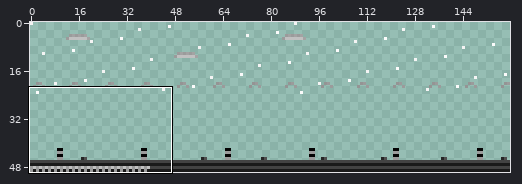
Two states of a pixel-art file, test/aseprite/meadow.aseprite. The picture above shows the old version from afar; the outline marks the close-up.
Close-up. Before the edit:
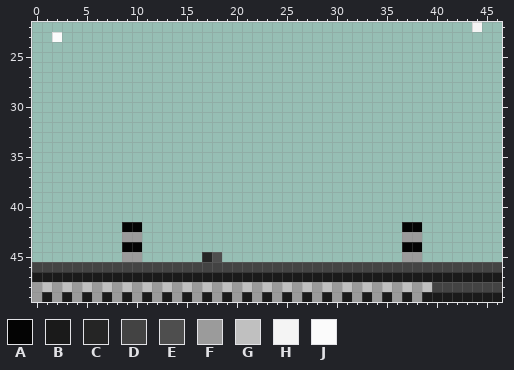
160x50 pixels, 1 frame. Colours within 5 levels of each other are drawn and written as one. Shown: x 0..46, y 22..49. The commit also changed other parts of the picture, which this record leaves out.
Visible layers, top first: "fence", "ground", "hills", "clouds", "sky".
Palette (. is transparent): A #040404  B #1a1a1a  C #252525  D #434343  E #4e4e4e  F #9b9b9b  G #c0c0c0  H #f4f4f4  J #fbfbfb
Pixels before, first column x 0:
22 ............................................H..
23 ..J............................................
24 ...............................................
25 ...............................................
26 ...............................................
27 ...............................................
28 ...............................................
29 ...............................................
30 ...............................................
31 ...............................................
32 ...............................................
33 ...............................................
34 ...............................................
35 ...............................................
36 ...............................................
37 ...............................................
38 ...............................................
39 ...............................................
40 ...............................................
41 ...............................................
42 .........AA..........................AA........
43 .........FF..........................FF........
44 .........AA..........................AA........
45 .........FF......CE..................FF........
46 DDDDDDDDDDDDDDDDDDDDDDDDDDDDDDDDDDDDDDDDDDDDDDD
47 BBBBBBBBBBBBBBBBBBBBBBBBBBBBBBBBBBBBBBBBBBBBBBB
48 FGFGFGFGFGFGFGFGFGFGFGFGFGFGFGFGFGFGFGFGDDDDDDD
49 FBFBFBFBFBFBFBFBFBFBFBFBFBFBFBFBFBFBFBFBBBBBBBB
After the commit:
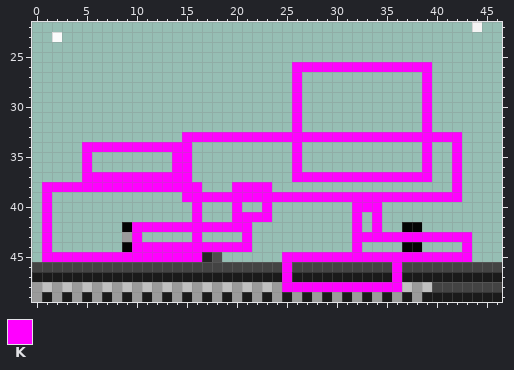
Colours new in this view: K #ff00ff
The exact change:
layer "entities" added
Layer "entities":
Colour K now appears in row 26 at x 26 to 39; in rows 27 to 32 at x 26 and 39; in row 33 at x 15 to 42; in row 34 at x 5 to 15, 26, 39 and 42; in rows 35 to 36 at x 5, 14 to 15, 26, 39 and 42; in row 37 at x 5 to 15, 26 to 39 and 42.
Colour K now appears in row 38 at x 1 to 16, 20 to 23 and 42; in row 39 at x 1 and 15 to 42; in row 40 at x 1, 16, 20, 23 and 32 to 34; in row 41 at x 1, 16, 20 to 23, 32 and 34; in row 42 at x 1, 11 to 21, 32 and 34; in row 43 at x 1, 16, 21, 32 to 36 and 39 to 43.
Colour K now appears in row 44 at x 1, 11 to 21, 32 and 43; in row 45 at x 1 to 8, 11 to 16, 25 to 36 and 39 to 43.
The author changed colour A to colour K in row 42 at x 10; in row 44 at x 10.
The author changed colour B to colour K in row 47 at x 25 and 36.
The author changed colour D to colour K in row 46 at x 25 and 36.
The author changed colour F to colour K in row 43 at x 10 and 37 to 38; in row 45 at x 9 to 10 and 37 to 38; in row 48 at x 26, 28, 30, 32, 34 and 36.
The author changed colour G to colour K in row 48 at x 25, 27, 29, 31, 33 and 35.
Where, in picture pixels (left, top, right, bottom), the same in both close-ups:
changed: (42, 62, 472, 292)
